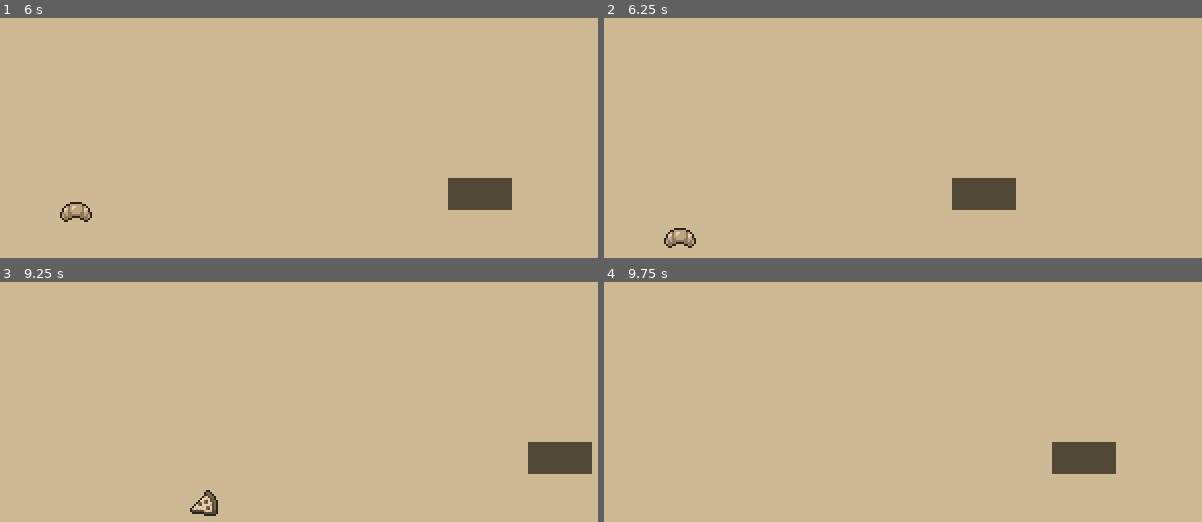
Above: before the commit, frames 1-4 (two rows, left to right).
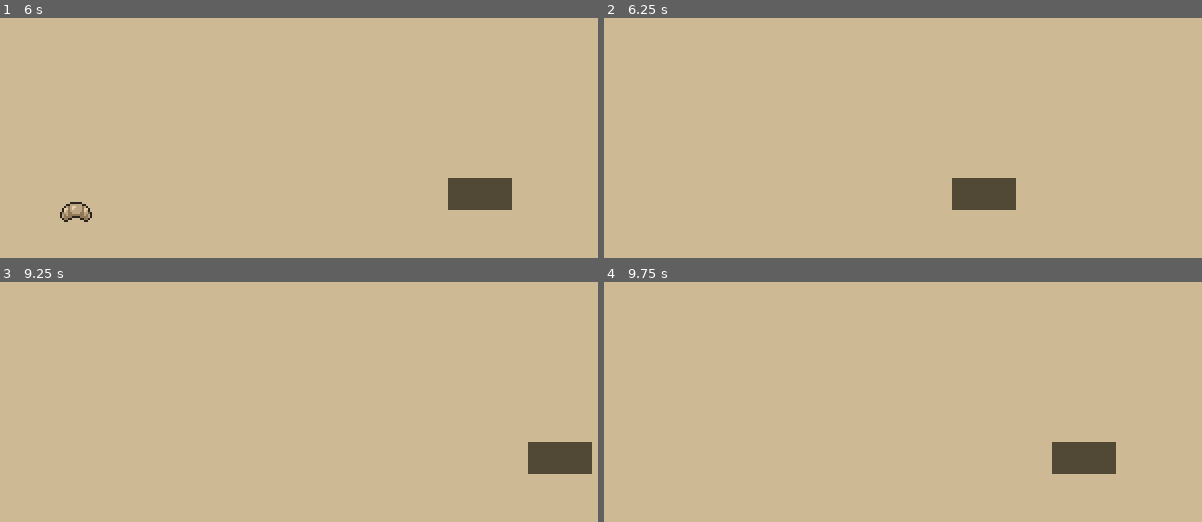
Above: after the commit, the same moments.

Repository: hkattt/game-off-2024
Game: Godot game, scene res://scenes/minigames/chef/chef_minigame.tscn
Same seed, same stepped clock (60 frames per second), same inputs: the game is played once before the commit and once after it. This scene is started directly instead of the project's main scene. Sound files missing from this copy of the repository are replaced by a short silence.
Inputs:
- Up to frame 1 (6 s): tap Enter (ui_accept) at 0.5, 0.6, 0.77, 1.07, 1.35, 1.52, 1.82, 2, 2.1, 2.85, 3.02, 3.32, 3.6, 3.77, 4.07, 4.35, 4.52, 4.82, 5.1, 5.85 s; hold Right (ui_right) 0.53-2.03 s; hold Left (ui_left) 2.03-2.78 s; hold Right (ui_right) 2.78-4.28 s; hold Left (ui_left) 4.28-5.03 s; hold Right (ui_right) 5.03-5.78 s; hold Left (ui_left) from 5.78 s (still down)
- Up to frame 2 (6.25 s): keep holding Left (ui_left); tap Enter (ui_accept) at 6.02 s
- Up to frame 3 (9.25 s): tap Enter (ui_accept) at 6.32, 6.6, 6.77, 7.07, 7.35, 7.52, 7.82, 8.1, 8.85, 9.02 s; release Left (ui_left) at 7.28 s; hold Right (ui_right) from 7.28 s (still down)
- Up to frame 4 (9.75 s): tap Enter (ui_accept) at 9.32, 9.5, 9.6 s; release Right (ui_right) at 9.53 s; hold Left (ui_left) from 9.53 s (still down)

Frame 1 is identical in both runs. In frame 2, 0.2% of the frame differs, in the area x 10-16%, y 87-96%; in frame 3, 0.3%, in the area x 31-37%, y 86-98%; in frame 4, nothing differs.

Commit message:
Implemented sound and music managers

Diff:
--- /dev/null
+++ b/game-off-2024/default_bus_layout.tres
@@ -0,0 +1,9 @@
+[gd_resource type="AudioBusLayout" format=3 uid="uid://buqse0w0ys35v"]
+
+[resource]
+bus/1/name = &"SFX"
+bus/1/solo = false
+bus/1/mute = false
+bus/1/bypass_fx = false
+bus/1/volume_db = 0.0
+bus/1/send = &"Master"
--- a/game-off-2024/project.godot
+++ b/game-off-2024/project.godot
@@ -14,6 +14,11 @@
 run/main_scene="res://scenes/start_menu.tscn"
 config/features=PackedStringArray("4.3", "GL Compatibility")
 config/icon="res://icon.svg"
+
+[autoload]
+
+SoundManager="*res://scenes/sound_manager.tscn"
+MusicManager="*res://scenes/music_manager.tscn"
 
 [display]
 
--- a/game-off-2024/scenes/accusation.tscn
+++ b/game-off-2024/scenes/accusation.tscn
@@ -1,11 +1,10 @@
-[gd_scene load_steps=7 format=3 uid="uid://khbsfu8osnus"]
+[gd_scene load_steps=6 format=3 uid="uid://khbsfu8osnus"]
 
 [ext_resource type="FontFile" uid="uid://dq4pyxfiswi2f" path="res://assets/font/HelvetiPixel.ttf" id="1_b2jg4"]
 [ext_resource type="Script" path="res://scripts/accusation.gd" id="1_emqx3"]
 [ext_resource type="Texture2D" uid="uid://dekotuv2ccpvr" path="res://assets/minigames/child/child.png" id="2_tew3k"]
 [ext_resource type="Texture2D" uid="uid://bw4mdwexlhw3q" path="res://assets/minigames/doctor/doctor.png" id="3_cor4i"]
 [ext_resource type="Texture2D" uid="uid://267yj8mmwhh1" path="res://assets/minigames/chef/chef.png" id="4_tyntc"]
-[ext_resource type="AudioStream" uid="uid://c270u3jfsksj2" path="res://assets/sound/mysterious.mp3" id="6_iuvy5"]
 
 [node name="Accusation" type="Node2D"]
 script = ExtResource("1_emqx3")
@@ -72,11 +71,6 @@
 texture_hover = ExtResource("3_cor4i")
 texture_focused = ExtResource("3_cor4i")
 
-[node name="BackgroundMusic" type="AudioStreamPlayer2D" parent="."]
-stream = ExtResource("6_iuvy5")
-autoplay = true
-parameters/looping = false
-
 [connection signal="button_up" from="MarginContainer/VBoxContainer/BottomHBoxContainer/ChildButton" to="." method="_on_child_button_button_up"]
 [connection signal="button_up" from="MarginContainer/VBoxContainer/BottomHBoxContainer/DoctorButton" to="." method="_on_doctor_button_button_up"]
 [connection signal="button_up" from="MarginContainer/VBoxContainer/TopHBoxContainer/ChefButton" to="." method="_on_chef_button_button_up"]
--- a/game-off-2024/scenes/game.tscn
+++ b/game-off-2024/scenes/game.tscn
@@ -1,30 +1,9 @@
-[gd_scene load_steps=7 format=3 uid="uid://buy30u0ncpxfq"]
+[gd_scene load_steps=3 format=3 uid="uid://buy30u0ncpxfq"]
 
 [ext_resource type="Script" path="res://scripts/game.gd" id="1_mpnhq"]
 [ext_resource type="PackedScene" uid="uid://dq2scec23allp" path="res://scenes/dialogue_manager.tscn" id="2_7tgp1"]
-[ext_resource type="AudioStream" uid="uid://b2fq3ldd0wwc" path="res://assets/sound/scifi.mp3" id="3_11ofn"]
-[ext_resource type="AudioStream" uid="uid://cfei80grt3kcl" path="res://assets/sound/upbeat.mp3" id="3_i3vsi"]
-[ext_resource type="AudioStream" uid="uid://bw0lwnx6uybi5" path="res://assets/sound/relaxing.mp3" id="4_wyutl"]
-[ext_resource type="AudioStream" uid="uid://b8c16eu36fgkr" path="res://assets/sound/energy.mp3" id="5_yb5pq"]
 
 [node name="Game" type="Node2D"]
 script = ExtResource("1_mpnhq")
 
 [node name="DialogueManager" parent="." instance=ExtResource("2_7tgp1")]
-
-[node name="ChildBackgroundMusic" type="AudioStreamPlayer2D" parent="."]
-stream = ExtResource("3_i3vsi")
-volume_db = -5.0
-parameters/looping = false
-
-[node name="DoctorBackgroundMusic" type="AudioStreamPlayer2D" parent="."]
-stream = ExtResource("4_wyutl")
-parameters/looping = false
-
-[node name="ChefBackgroundMusic" type="AudioStreamPlayer2D" parent="."]
-stream = ExtResource("5_yb5pq")
-parameters/looping = false
-
-[node name="ScientistBackgroundMusic4" type="AudioStreamPlayer2D" parent="."]
-stream = ExtResource("3_11ofn")
-parameters/looping = false
--- a/game-off-2024/scenes/lose.tscn
+++ b/game-off-2024/scenes/lose.tscn
@@ -1,9 +1,8 @@
-[gd_scene load_steps=3 format=3 uid="uid://bidmb6514rcp5"]
+[gd_scene load_steps=2 format=3 uid="uid://bidmb6514rcp5"]
 
-[ext_resource type="AudioStream" uid="uid://c270u3jfsksj2" path="res://assets/sound/mysterious.mp3" id="2_clelm"]
 [ext_resource type="FontFile" uid="uid://dq4pyxfiswi2f" path="res://assets/font/HelvetiPixel.ttf" id="2_l1ksb"]
 
-[node name="StartMenu" type="Node2D"]
+[node name="Lose" type="Node2D"]
 
 [node name="MarginContainer" type="MarginContainer" parent="."]
 offset_right = 320.0
@@ -28,8 +27,3 @@
 text = "That was not the killer! Would you like to try again?"
 horizontal_alignment = 1
 autowrap_mode = 3
-
-[node name="BackgroundMusic" type="AudioStreamPlayer2D" parent="."]
-stream = ExtResource("2_clelm")
-autoplay = true
-parameters/looping = false
--- a/game-off-2024/scenes/minigames/child/player.tscn
+++ b/game-off-2024/scenes/minigames/child/player.tscn
@@ -1,7 +1,6 @@
-[gd_scene load_steps=4 format=3 uid="uid://dnx1woj07juxu"]
+[gd_scene load_steps=3 format=3 uid="uid://dnx1woj07juxu"]
 
 [ext_resource type="Script" path="res://scripts/minigames/child/player.gd" id="1_7d8hc"]
-[ext_resource type="AudioStream" uid="uid://bhv8vy8m1oqkv" path="res://assets/sound/pop.mp3" id="2_4y5lu"]
 
 [sub_resource type="RectangleShape2D" id="RectangleShape2D_igdaw"]
 size = Vector2(16, 16)
@@ -17,7 +16,3 @@
 offset_right = 16.0
 offset_bottom = 16.0
 color = Color(0.317647, 0.286275, 0.211765, 1)
-
-[node name="JumpSound" type="AudioStreamPlayer2D" parent="."]
-stream = ExtResource("2_4y5lu")
-parameters/looping = false
--- a/game-off-2024/scenes/minigames/child/rock.tscn
+++ b/game-off-2024/scenes/minigames/child/rock.tscn
@@ -1,8 +1,7 @@
-[gd_scene load_steps=4 format=3 uid="uid://cjkjku3my1nj6"]
+[gd_scene load_steps=3 format=3 uid="uid://cjkjku3my1nj6"]
 
 [ext_resource type="Script" path="res://scripts/minigames/child/rock.gd" id="1_d4w4v"]
 [ext_resource type="Texture2D" uid="uid://dmxo8em7p5fr1" path="res://assets/minigames/child/triangle.png" id="2_hrjkt"]
-[ext_resource type="AudioStream" uid="uid://cetmactee7q7d" path="res://assets/sound/explosion.mp3" id="3_3l4xp"]
 
 [node name="Rock" type="Area2D"]
 script = ExtResource("1_d4w4v")
@@ -15,7 +14,4 @@
 position = Vector2(0, 2)
 polygon = PackedVector2Array(0, -10, 8, 6, -8, 6)
 
-[node name="DeathSound" type="AudioStreamPlayer2D" parent="."]
-stream = ExtResource("3_3l4xp")
-
 [connection signal="body_entered" from="." to="." method="_on_body_entered"]
--- a/game-off-2024/scenes/minigames/doctor/doctor_minigame.tscn
+++ b/game-off-2024/scenes/minigames/doctor/doctor_minigame.tscn
@@ -1,9 +1,7 @@
-[gd_scene load_steps=7 format=3 uid="uid://ck5id71nprqt3"]
+[gd_scene load_steps=5 format=3 uid="uid://ck5id71nprqt3"]
 
 [ext_resource type="Script" path="res://scripts/minigames/doctor/doctor_minigame.gd" id="1_2q7ea"]
 [ext_resource type="FontFile" uid="uid://dq4pyxfiswi2f" path="res://assets/font/HelvetiPixel.ttf" id="2_7bcpl"]
-[ext_resource type="AudioStream" uid="uid://bpnxwb36b27ix" path="res://assets/sound/correct.mp3" id="3_1q6k8"]
-[ext_resource type="AudioStream" uid="uid://obb3svp6fwsi" path="res://assets/sound/wrong.mp3" id="4_r3shd"]
 
 [sub_resource type="StyleBoxFlat" id="StyleBoxFlat_e0u0n"]
 bg_color = Color(0.741176, 0.647059, 0.513726, 1)
@@ -169,12 +167,6 @@
 text = "Diagnosis 1
 "
 
-[node name="CorrectSound" type="AudioStreamPlayer2D" parent="."]
-stream = ExtResource("3_1q6k8")
-
-[node name="WrongSound" type="AudioStreamPlayer2D" parent="."]
-stream = ExtResource("4_r3shd")
-
 [connection signal="button_up" from="MarginContainer/VBoxContainer/DiagnosisHBoxContainer/Diagnosis 1" to="." method="_on_diagnosis_1_button_up"]
 [connection signal="button_up" from="MarginContainer/VBoxContainer/DiagnosisHBoxContainer/Diagnosis 2" to="." method="_on_diagnosis_2_button_up"]
 [connection signal="button_up" from="MarginContainer/VBoxContainer/DiagnosisHBoxContainer/Diagnosis 3" to="." method="_on_diagnosis_3_button_up"]
--- /dev/null
+++ b/game-off-2024/scenes/music_manager.tscn
@@ -0,0 +1,11 @@
+[gd_scene load_steps=2 format=3 uid="uid://d3jg31tqe6uw2"]
+
+[ext_resource type="Script" path="res://scripts/music_manager.gd" id="1_igcnx"]
+
+[node name="MusicManager" type="Node2D"]
+script = ExtResource("1_igcnx")
+
+[node name="MusicPlayer" type="AudioStreamPlayer2D" parent="."]
+volume_db = -10.0
+
+[connection signal="finished" from="MusicPlayer" to="." method="_on_music_player_finished"]
--- /dev/null
+++ b/game-off-2024/scenes/sound_manager.tscn
@@ -0,0 +1,9 @@
+[gd_scene load_steps=2 format=3 uid="uid://cned6fpk3pdx6"]
+
+[ext_resource type="Script" path="res://scripts/sound_manager.gd" id="1_sg8p6"]
+
+[node name="SoundManager" type="Node2D"]
+script = ExtResource("1_sg8p6")
+
+[node name="SoundPlayer" type="AudioStreamPlayer2D" parent="."]
+bus = &"SFX"
--- a/game-off-2024/scenes/start_menu.tscn
+++ b/game-off-2024/scenes/start_menu.tscn
@@ -1,8 +1,7 @@
-[gd_scene load_steps=4 format=3 uid="uid://cr4gm05own8c2"]
+[gd_scene load_steps=3 format=3 uid="uid://cr4gm05own8c2"]
 
 [ext_resource type="Script" path="res://scripts/start_menu.gd" id="1_g3kh7"]
 [ext_resource type="FontFile" uid="uid://dq4pyxfiswi2f" path="res://assets/font/HelvetiPixel.ttf" id="1_kugo8"]
-[ext_resource type="AudioStream" uid="uid://c270u3jfsksj2" path="res://assets/sound/mysterious.mp3" id="3_vkg1f"]
 
 [node name="StartMenu" type="Node2D"]
 script = ExtResource("1_g3kh7")
@@ -37,8 +36,3 @@
 theme_override_font_sizes/font_size = 32
 text = "Press SPACE to start"
 horizontal_alignment = 1
-
-[node name="BackgroundMusic" type="AudioStreamPlayer2D" parent="."]
-stream = ExtResource("3_vkg1f")
-autoplay = true
-parameters/looping = false
--- a/game-off-2024/scenes/victory.tscn
+++ b/game-off-2024/scenes/victory.tscn
@@ -1,9 +1,8 @@
-[gd_scene load_steps=3 format=3 uid="uid://cy2wlk25kk4wf"]
+[gd_scene load_steps=2 format=3 uid="uid://cy2wlk25kk4wf"]
 
 [ext_resource type="FontFile" uid="uid://dq4pyxfiswi2f" path="res://assets/font/HelvetiPixel.ttf" id="2_nvc7u"]
-[ext_resource type="AudioStream" uid="uid://c270u3jfsksj2" path="res://assets/sound/mysterious.mp3" id="2_plxe2"]
 
-[node name="StartMenu" type="Node2D"]
+[node name="Victory" type="Node2D"]
 
 [node name="MarginContainer" type="MarginContainer" parent="."]
 offset_right = 320.0
@@ -28,8 +27,3 @@
 text = "Congratulations! You identified the killer. "
 horizontal_alignment = 1
 autowrap_mode = 3
-
-[node name="BackgroundMusic" type="AudioStreamPlayer2D" parent="."]
-stream = ExtResource("2_plxe2")
-autoplay = true
-parameters/looping = false
--- a/game-off-2024/scripts/accusation.gd
+++ b/game-off-2024/scripts/accusation.gd
@@ -10,7 +10,7 @@
 
 # Called when the node enters the scene tree for the first time.
 func _ready() -> void:
-	pass # Replace with function body.
+	pass
 
 # Called every frame. 'delta' is the elapsed time since the previous frame.
 func _process(delta: float) -> void:
@@ -18,12 +18,16 @@
 
 func _on_child_button_button_up() -> void:
 	get_tree().change_scene_to_packed(victory_scene)
+	SoundManager.play_sound(SoundManager.Sound.CLICK, 20.0)
 
 func _on_doctor_button_button_up() -> void:
 	get_tree().change_scene_to_packed(lose_scene)
+	SoundManager.play_sound(SoundManager.Sound.CLICK, 20.0)
 
 func _on_chef_button_button_up() -> void:
 	get_tree().change_scene_to_packed(lose_scene)
+	SoundManager.play_sound(SoundManager.Sound.CLICK, 20.0)
 
 func _on_scientist_button_button_up() -> void:
 	get_tree().change_scene_to_packed(lose_scene)
+	SoundManager.play_sound(SoundManager.Sound.CLICK, 20.0)
--- a/game-off-2024/scripts/game.gd
+++ b/game-off-2024/scripts/game.gd
@@ -13,17 +13,11 @@
 
 @onready var dialogue_manager: Node2D = $DialogueManager
 
-@onready var child_background_music: AudioStreamPlayer2D     = $ChildBackgroundMusic
-@onready var doctor_background_music: AudioStreamPlayer2D    = $DoctorBackgroundMusic
-@onready var scientist_background_music: AudioStreamPlayer2D = $ScientistBackgroundMusic4
-@onready var chef_background_music: AudioStreamPlayer2D      = $ChefBackgroundMusic
-
 var character: Character = Character.CHILD
 
 # Called when the node enters the scene tree for the first time.
 func _ready() -> void:
 	instantiate_interview(character)
-	play_background_music(character)
 
 # Called every frame. 'delta' is the elapsed time since the previous frame.
 func _process(delta: float) -> void:
@@ -33,7 +27,6 @@
 		if interview.is_over():
 			interview.free()
 			dialogue_manager.next_character()
-			stop_background_music(character)
 			character = next_character(character)
 			# Checks if all the characters have been interviewed
 			if character == Character.DONE:
@@ -42,7 +35,6 @@
 			else:
 				# Starts the next interview
 				instantiate_interview(character)
-				play_background_music(character)
 
 func instantiate_interview(character: Character):
 	# Path to character scene and minigame scene
@@ -82,22 +74,6 @@
 		Character.SCIENTIST: return 3
 		_:                   return -1
 
-func play_background_music(character: Character) -> void:
-	match character:
-		Character.CHILD:     child_background_music.play()
-		Character.DOCTOR:    doctor_background_music.play()
-		Character.CHEF:      chef_background_music.play()
-		Character.SCIENTIST: scientist_background_music.play()
-		_:                   pass
-
-func stop_background_music(character: Character) -> void:
-	match character:
-		Character.CHILD:     child_background_music.stop()
-		Character.DOCTOR:    doctor_background_music.stop()
-		Character.CHEF:      chef_background_music.stop()
-		Character.SCIENTIST: scientist_background_music.stop()
-		_:                   pass
-
 func character_scene_path(character: Character) -> String:
 	var character_string: String = character_to_string(character)
 	return "res://scenes/minigames/" + character_string + "/" + character_string + ".tscn"
--- a/game-off-2024/scripts/minigames/chef/basket.gd
+++ b/game-off-2024/scripts/minigames/chef/basket.gd
@@ -21,3 +21,4 @@
 
 func _on_area_2d_area_shape_entered(area_rid: RID, area: Area2D, area_shape_index: int, local_shape_index: int) -> void:
 	area.queue_free()
+	SoundManager.play_sound(SoundManager.Sound.CRUNCH, 10.0)
--- a/game-off-2024/scripts/minigames/chef/chef_minigame.gd
+++ b/game-off-2024/scripts/minigames/chef/chef_minigame.gd
@@ -35,6 +35,7 @@
 		food_timer = food_spawn_rate
 
 	if win_timer <= 0:
+		SoundManager.play_sound(SoundManager.Sound.CLICK, 20.0)
 		won_game()
 
 func set_spawn_rate() -> void:
--- a/game-off-2024/scripts/minigames/chef/food.gd
+++ b/game-off-2024/scripts/minigames/chef/food.gd
@@ -12,6 +12,7 @@
 func _physics_process(delta: float) -> void:
 	position.y += gravity * delta
 
-	if position.y > 120:
+	if position.y > 100:
 		queue_free()
 		minigame.lose_game()
+		SoundManager.play_sound(SoundManager.Sound.CLICK, 20.0)
--- a/game-off-2024/scripts/minigames/child/finish_line.gd
+++ b/game-off-2024/scripts/minigames/child/finish_line.gd
@@ -16,5 +16,6 @@
 
 func _on_body_entered(body):
 	if body is CharacterBody2D:
+		SoundManager.play_sound(SoundManager.Sound.CLICK, 20.0)
 		minigame.won_game()
 		queue_free()
--- a/game-off-2024/scripts/minigames/child/player.gd
+++ b/game-off-2024/scripts/minigames/child/player.gd
@@ -3,7 +3,10 @@
 const GRAVITY: int = 1000
 const JUMP_VELOCITY: int = -300
 
-@onready var jump_sound: AudioStreamPlayer2D  = $JumpSound
+@onready var jump_sound: AudioStreamPlayer2D
+
+func _ready() -> void:
+	jump_sound = get_parent().get_node("JumpSound")
 
 func _physics_process(delta: float) -> void:
 	# Add the gravity.
@@ -13,6 +16,6 @@
 	# Handle jump.
 	if Input.is_action_just_pressed("ui_accept") and is_on_floor():
 		velocity.y = JUMP_VELOCITY
-		jump_sound.play()
+		SoundManager.play_sound(SoundManager.Sound.JUMP, 10.0)
 
 	move_and_slide()
--- a/game-off-2024/scripts/minigames/child/rock.gd
+++ b/game-off-2024/scripts/minigames/child/rock.gd
@@ -1,13 +1,14 @@
 extends Area2D
 
-@onready var death_sound: AudioStreamPlayer2D = $DeathSound
 
 var minigame: Node2D
+var death_sound: AudioStreamPlayer2D
 
 var speed: float = 200
 
 func _ready() -> void:
 	minigame = get_parent()
+	death_sound = minigame.get_node("DeathSound")
 
 # Called every frame. 'delta' is the elapsed time since the previous frame.
 func _process(delta: float) -> void:
@@ -18,6 +19,6 @@
 
 func _on_body_entered(body):
 	if body is CharacterBody2D:
-		death_sound.play()
+		SoundManager.play_sound(SoundManager.Sound.DEATH)
 		minigame.lose_game()
 		queue_free()
--- a/game-off-2024/scripts/minigames/doctor/doctor_minigame.gd
+++ b/game-off-2024/scripts/minigames/doctor/doctor_minigame.gd
@@ -71,8 +71,8 @@
 
 func check_guess(button: Button) -> void:
 	if button.text == correct_diagnosis:
-		correct_sound.play()
+		SoundManager.play_sound(SoundManager.Sound.CLICK, 20.0)
 		won_game()
 	else:
-		wrong_sound.play()
+		SoundManager.play_sound(SoundManager.Sound.WRONG)
 		lose_game()
--- a/game-off-2024/scripts/minigames/scientist/scientist_minigame.gd
+++ b/game-off-2024/scripts/minigames/scientist/scientist_minigame.gd
@@ -64,21 +64,19 @@
 			challenge_index = -1
 
 func _on_next_element_1_button_up() -> void:
-	if next1.text == correct_next:
-		won_game()
-	else:
-		lose_game()
-
+	check_guess(next1)
 
 func _on_next_element_2_button_up() -> void:
-	if next2.text == correct_next:
-		won_game()
-	else:
-		lose_game()
+	check_guess(next2)
 
 
 func _on_next_element_3_button_up() -> void:
-	if next3.text == correct_next:
+	check_guess(next3)
+
+func check_guess(button: Button) -> void:
+	if button.text == correct_next:
+		SoundManager.play_sound(SoundManager.Sound.CLICK, 20.0)
 		won_game()
 	else:
+		SoundManager.play_sound(SoundManager.Sound.WRONG)
 		lose_game()
--- /dev/null
+++ b/game-off-2024/scripts/music_manager.gd
@@ -0,0 +1,29 @@
+extends Node2D
+
+enum Music {
+	BACKGROUND,
+}
+
+@onready var music_player: AudioStreamPlayer2D = $MusicPlayer
+
+@onready var background_music: AudioStream  = preload("res://assets/sound/mysterious.mp3")
+
+@onready var musics: Dictionary = {
+	Music.BACKGROUND: background_music
+}
+
+func _ready() -> void:
+	pass
+
+func play_music(music: Music) -> void:
+	if music in musics:
+		var audio_stream: AudioStream = musics[music]
+		if music_player.stream == audio_stream:
+			return
+		else:
+			music_player.stop()
+			music_player.stream = audio_stream
+			music_player.play()
+
+func _on_music_player_finished() -> void:
+	music_player.play()
--- /dev/null
+++ b/game-off-2024/scripts/sound_manager.gd
@@ -0,0 +1,39 @@
+extends Node2D
+
+enum Sound {
+	JUMP,
+	DEATH,
+	CORRECT,
+	WRONG,
+	CLICK,
+	CRUNCH
+}
+
+@onready var sound_player: AudioStreamPlayer2D = $SoundPlayer
+
+@onready var jump_sound: AudioStream    = preload("res://assets/sound/pop.mp3")
+@onready var death_sound: AudioStream   = preload("res://assets/sound/explosion.mp3")
+@onready var correct_sound: AudioStream = preload("res://assets/sound/correct.mp3")
+@onready var wrong_sound: AudioStream   = preload("res://assets/sound/wrong.mp3")
+@onready var click_sound: AudioStream   = preload("res://assets/sound/click.mp3")
+@onready var crunch_sound: AudioStream  = preload("res://assets/sound/crunch.mp3")
+
+@onready var sounds: Dictionary = {
+	Sound.JUMP:    jump_sound,
+	Sound.DEATH:   death_sound,
+	Sound.CORRECT: correct_sound,
+	Sound.WRONG:   wrong_sound,
+	Sound.CLICK:   click_sound,
+	Sound.CRUNCH:  crunch_sound
+}
+
+func _ready() -> void:
+	pass
+
+func play_sound(sound: Sound, volume_db: float = 0.0) -> void:
+	if sound in sounds:
+		var audio_stream: AudioStream = sounds[sound]
+		sound_player.stop()
+		sound_player.stream = audio_stream
+		sound_player.set_volume_db(volume_db)
+		sound_player.play()
--- a/game-off-2024/scripts/start_menu.gd
+++ b/game-off-2024/scripts/start_menu.gd
@@ -4,9 +4,10 @@
 
 # Called when the node enters the scene tree for the first time.
 func _ready() -> void:
-	pass
+	MusicManager.play_music(MusicManager.Music.BACKGROUND)
 
 # Called every frame. 'delta' is the elapsed time since the previous frame.
 func _process(delta: float) -> void:
 	if Input.is_action_just_pressed("ui_accept"):
+		SoundManager.play_sound(SoundManager.Sound.CLICK, 20.0)
 		get_tree().change_scene_to_packed(game_scene)
Not shown, added: game-off-2024/assets/sound/click.mp3.import
Not shown, added: game-off-2024/assets/sound/crunch.mp3.import
Not shown, added: game-off-2024/assets/sound/click.mp3
Not shown, added: game-off-2024/assets/sound/crunch.mp3
Not shown, changed: game-off-2024/assets/sound/wrong.mp3
Not shown, added: game-off-2024/scenes/musB701.tmp
